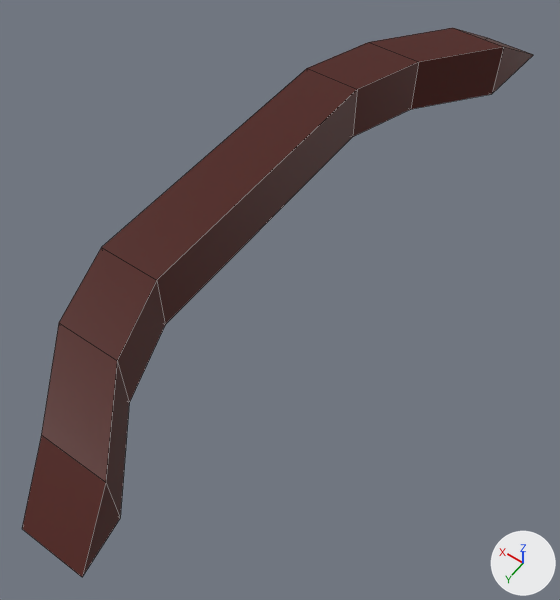
The Blender file models/woodsman/woodsman_weapon_ranged.blend: old version first, new version second.
One viewpoint serves both versions: a 50 mm lens placed at (-1.13, 1.38, 1.69), pointed at (-0.28, 0.19, -0.17). Arrows for +X, +Y and +Z are at lower right; the lights stay in place. Mesh edges are drawn as thin lines.

In view in the first picture: 'woodsman_weapon_ranged'.
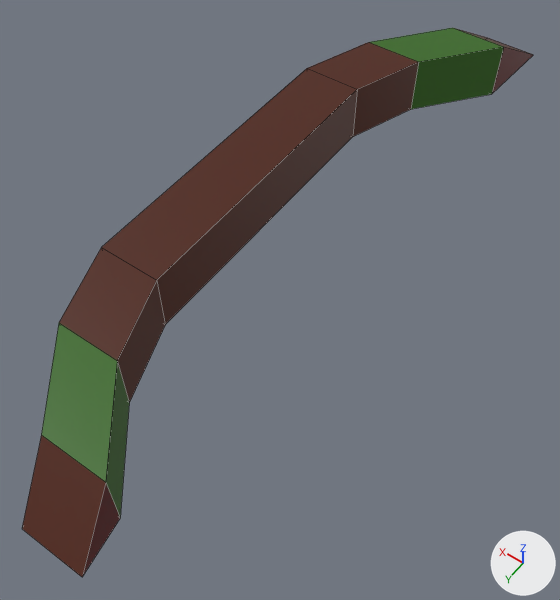
Pixel boxes (x1, y1, x2, y2) of what changed, in the pictures (560 x 600 px):
'woodsman_weapon_ranged', surface changed (brown to green): (41, 28, 507, 516) in both
part 1 of me_cube_017, surface changed (brown to green): (22, 28, 533, 577) in both

Diff of the bpy script that builds the scene:
```diff
--- a/models/woodsman/woodsman_weapon_ranged.blend.py
+++ b/models/woodsman/woodsman_weapon_ranged.blend.py
@@ img_new_pallete_png @@
+img_new_pallete_png = load_image('new_pallete.png', '../new_pallete.png', 8, 8, 'sRGB')
@@ mat_material_017 @@
 mat_material_017 = principled_material('Material.017')
-mat_material_017.texture = img_pallete_png
+mat_material_017.texture = img_new_pallete_png
 mat_material_017.roughness = 0.4
@@ me_cube_017 @@
 me_cube_017.from_pydata(...)  # 28 vertices, 28 faces; spans x -0.45..0.1, y -1.17..1.17, z -0.1..0.1
 # used by ob_woodsman_weapon_ranged; location = (0.0, 0.0, 0.0)
+# me_cube_017 part 1: texture (UV) coordinates of 28 of 28 faces, centred in x -0.41..0.1, y -1.08..1.08, z -0.1..0.1, changed; they spanned u 0.87..0.87, v 0.14..0.14 and now span u 0.05..0.92, v 0.17..0.44
 me_cube_017.materials.append(mat_material_017)
```
